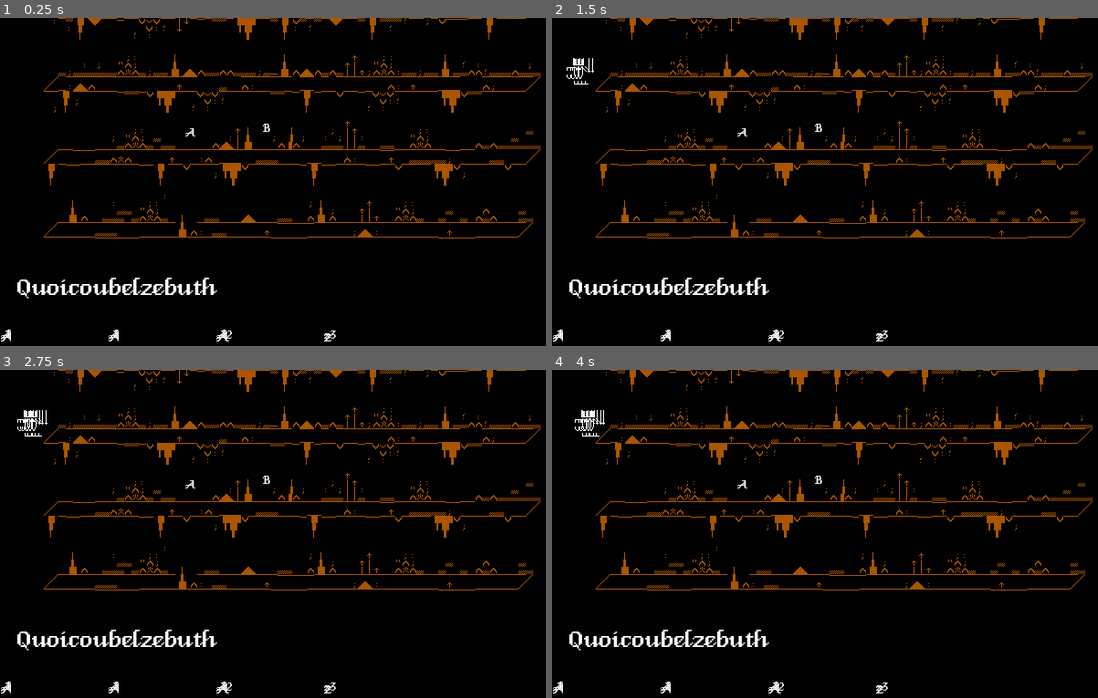
Above: before the commit, frames 1-4 (two rows, left to right).
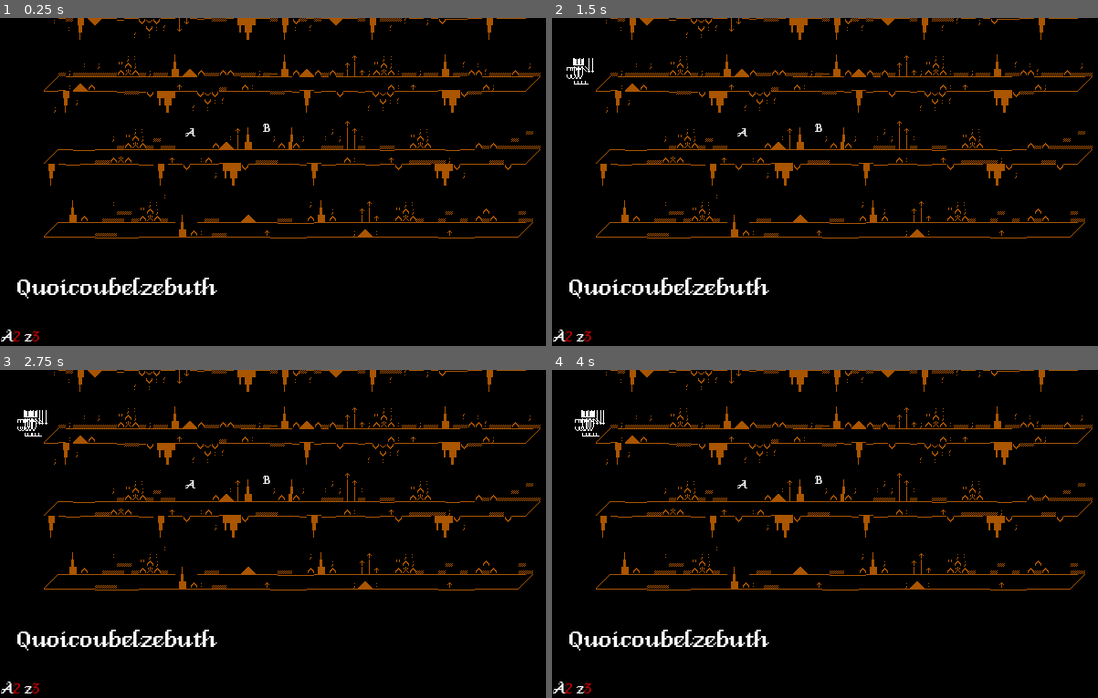
Above: after the commit, the same moments.

Repository: Caberu/AlphabelzebuthLeVrai
Game: Godot game, scene res://Scenes/main.tscn
Same seed, same stepped clock (60 frames per second), same inputs: the game is played once before the commit and once after it.
Inputs (mouse positions are in pixels of both pictures, inside the frame that each line leads up to):
- Up to frame 1 (0.25 s): no input
- Up to frame 2 (1.5 s): click (590, 54) at 0.52 s; click (590, 54) at 1.27 s
- Up to frame 3 (2.75 s): click (38, 406) at 2.02 s
- Up to frame 4 (4 s): no input

The runs differ from the first frame. In frame 1, 0.2% of the frame differs, in the area x 0-62%, y 95-99%; in frame 2, 0.2%; in frame 3, 0.2%; in frame 4, 0.2%.

Commit message:
bye bye .godot

Diff:
--- a/Scenes/letterUI.gd
+++ b/Scenes/letterUI.gd
@@ -13,5 +13,5 @@
 		text = ""
 		$Color.text = ""
 	else:
-		text = letter+str(n)
-		$Color.text = letter+"[color=#777777]"+str(n)
+		text = letter+str(n)+" "
+		$Color.text = letter+"[color=#BB0000]"+str(n)
--- a/Scenes/letterUI.tscn
+++ b/Scenes/letterUI.tscn
@@ -4,7 +4,8 @@
 [ext_resource type="Script" path="res://Scenes/letterUI.gd" id="2_7qrty"]
 
 [node name="LetterUI" type="Label"]
-size_flags_horizontal = 2
+self_modulate = Color(0.0705882, 0.0705882, 0.0705882, 1)
+size_flags_horizontal = 0
 size_flags_vertical = 3
 theme = ExtResource("1_t7q5h")
 text = "A"
@@ -15,10 +16,11 @@
 anchors_preset = 15
 anchor_right = 1.0
 anchor_bottom = 1.0
+offset_right = 14.0
 grow_horizontal = 2
 grow_vertical = 2
 theme = ExtResource("1_t7q5h")
 theme_override_font_sizes/normal_font_size = 20
 bbcode_enabled = true
-text = "A"
+text = "A[color=#A00000]5"
 scroll_active = false
--- a/Scenes/main.tscn
+++ b/Scenes/main.tscn
@@ -94,15 +94,6 @@
 alphabet = NodePath("../../Alphabet")
 letterUI_scene = ExtResource("8_o77af")
 
-[node name="LetterUI" parent="UI/LetterStockContainer" instance=ExtResource("8_o77af")]
-layout_mode = 2
-scroll_active = false
-shortcut_keys_enabled = false
-
-[node name="LetterUI2" parent="UI/LetterStockContainer" instance=ExtResource("8_o77af")]
-layout_mode = 2
-scroll_active = false
-
 [node name="Alphabet" type="Node2D" parent="." groups=["Alphabet"]]
 script = ExtResource("7_od6r7")
 
Not shown, changed: .gitignore
